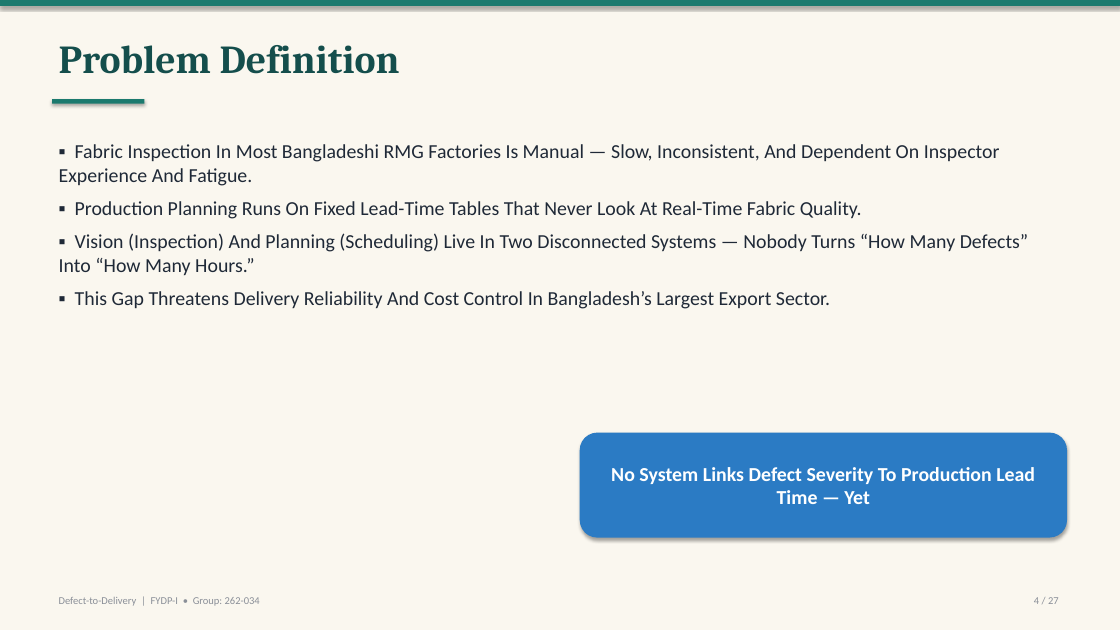
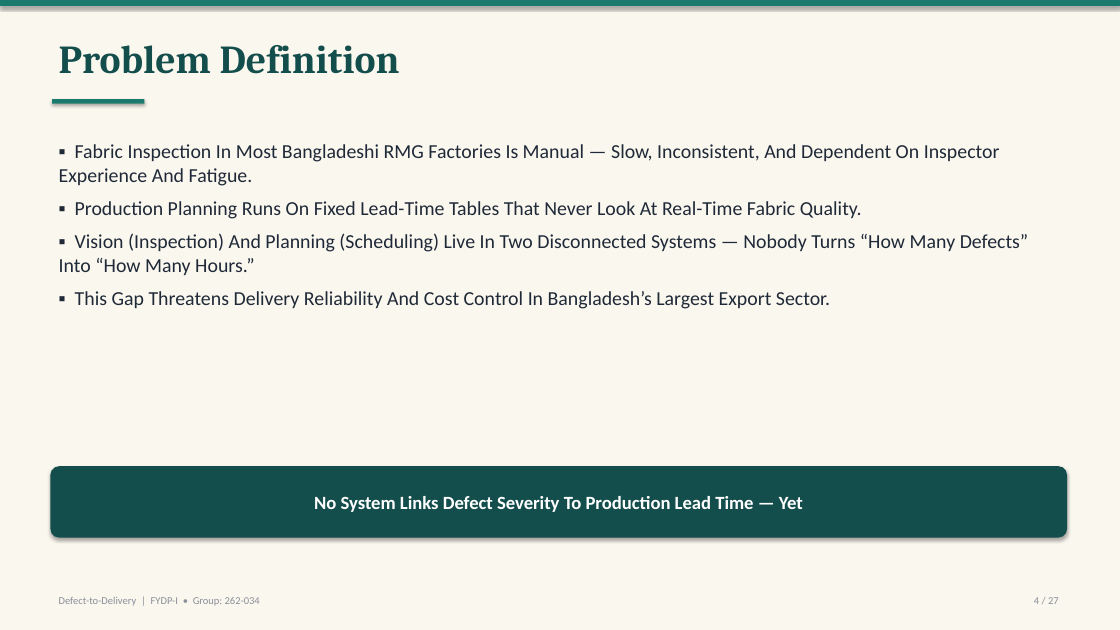
Before and after one commit to labib-ux/FYDP, a slide deck: slide 4 of slides/FYDP-I_Defect-to-Delivery.pptx. Drawn at 1120x630 pixels with LibreOffice and Linux fonts; fonts in the diff are those of the drawing. Boxes give left, top, right and bottom in pixels: in the first picture for what was removed or moved away, otherwise in the second. Text is boxed around its words. In the diff, an @@ line names an element or a change of style, - is before the commit and + after.

```diff
--- a/slides/FYDP-I_Defect-to-Delivery.pptx
+++ b/slides/FYDP-I_Defect-to-Delivery.pptx
@@ rounded rectangle "No System Links Defect Severity ..." resized from (x1=580, y1=433, x2=1067, y2=538) to (x1=50, y1=466, x2=1067, y2=538) @@
@@ rounded rectangle "No System Links Defect Severity ..." at (x1=50, y1=466, x2=1067, y2=538): size 17 to 16 pt; fill #2B7BC4 to #144E4C; proportions changed @@
```
Also in this commit, not shown: 10 other slides changed, 2 other files.
